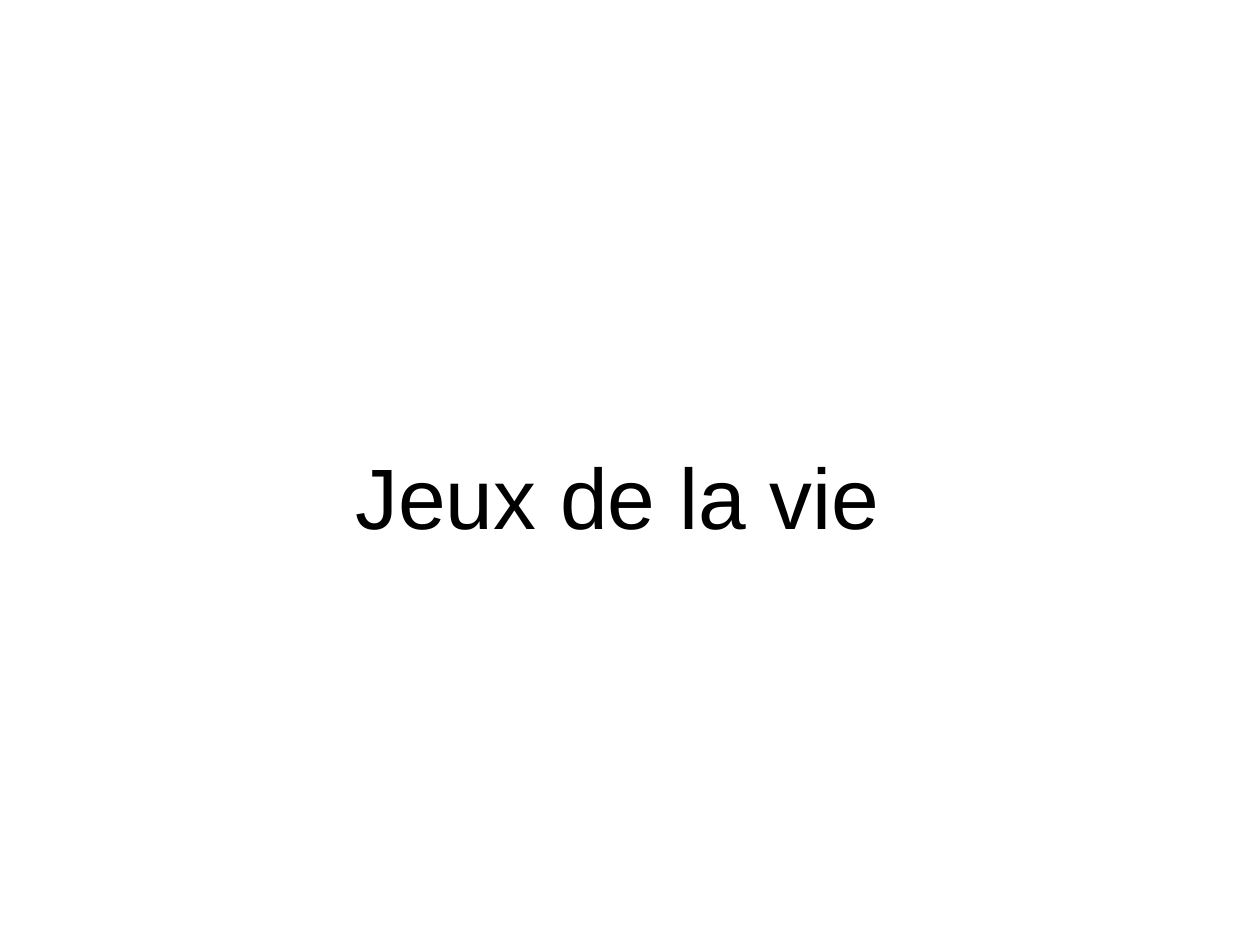
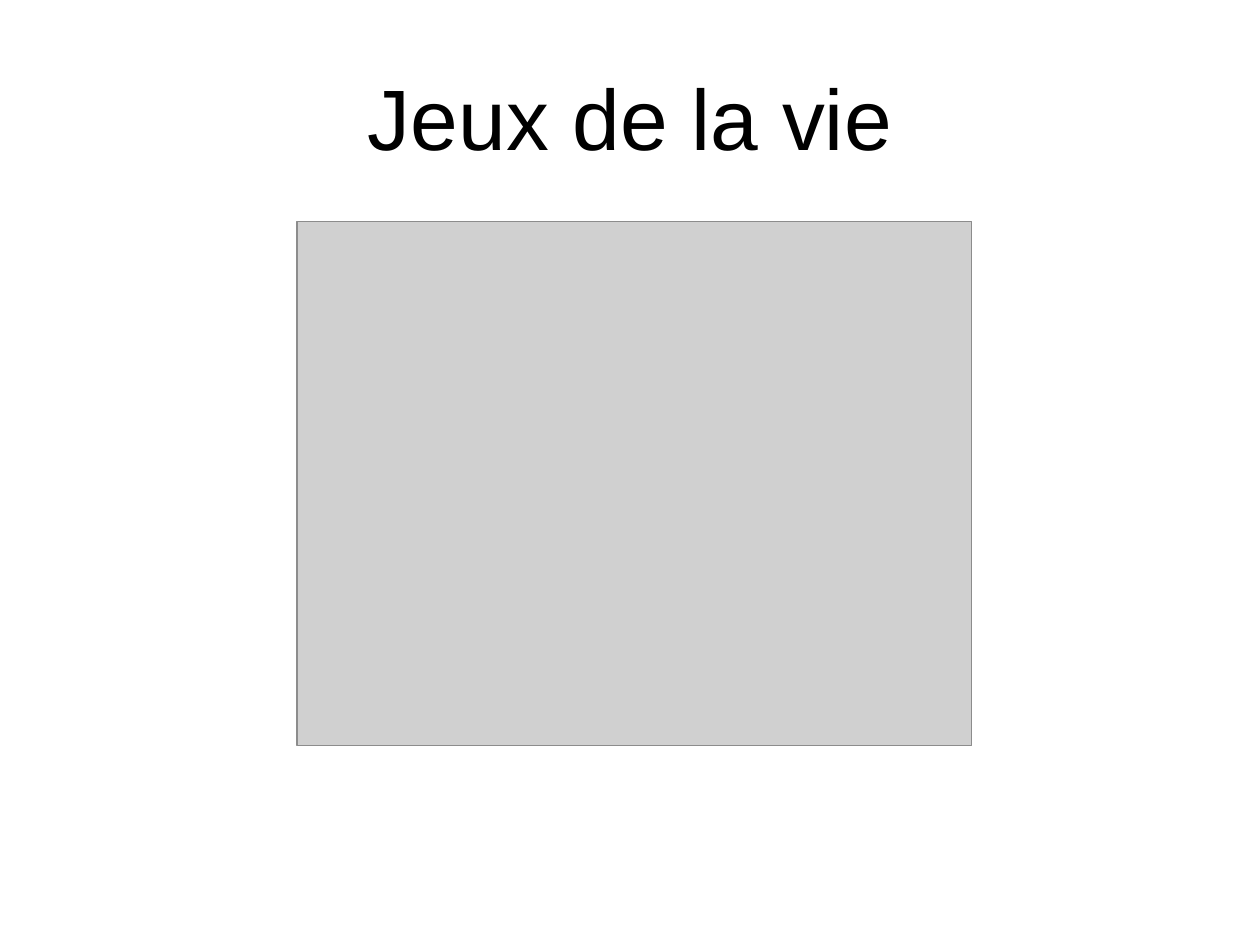
Before and after one commit to FabienInspiron/lifegame, a slide deck: slide 1 of Rapport/Presentation.odp. Drawn at 1260x945 pixels with LibreOffice and Linux fonts; fonts in the diff are those of the drawing; grey boxes stand for pictures. Boxes give left, top, right and bottom in pixels: in the first picture for what was removed or moved away, otherwise in the second. Text is boxed around its words. In the diff, an @@ line names an element or a change of style, - is before the commit and + after.

```diff
--- a/Rapport/Presentation.odp
+++ b/Rapport/Presentation.odp
@@ title "Jeux de la vie": place and size @@
-title "Jeux de la vie" at (355, 467, 880, 530)
+title "Jeux de la vie" at (368, 88, 892, 151)
@@ picture added at (297, 221, 973, 745) @@
```
Also in this commit, not shown: 10 other slides changed, 4 slides added, 1 slide removed, 8 other files.
